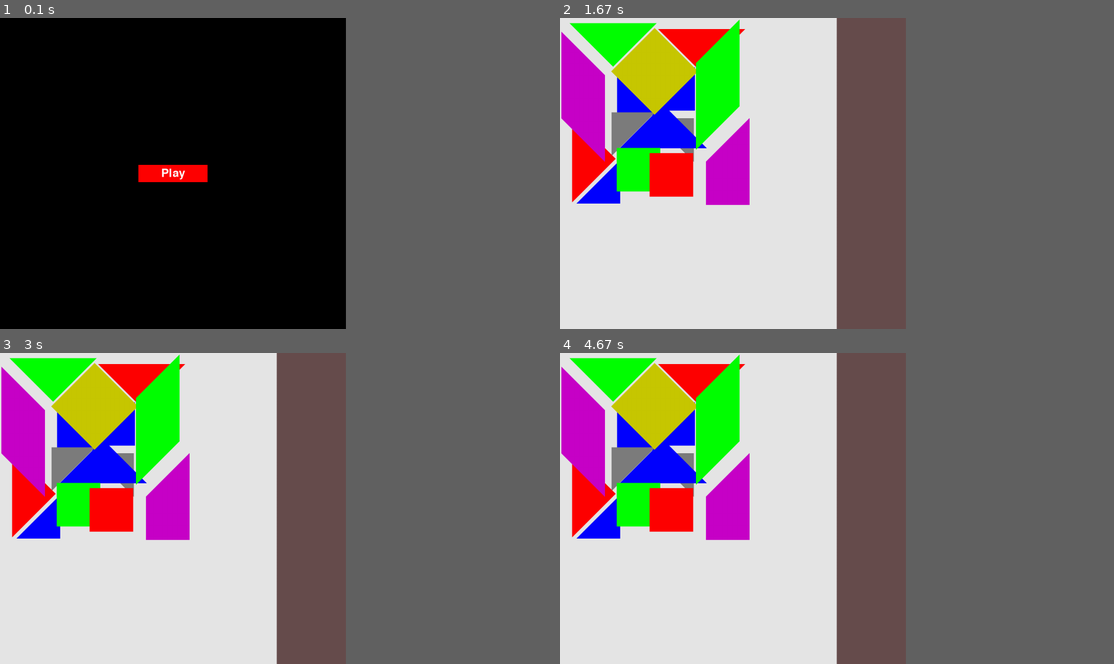
Above: before the commit, frames 1-4 (two rows, left to right).
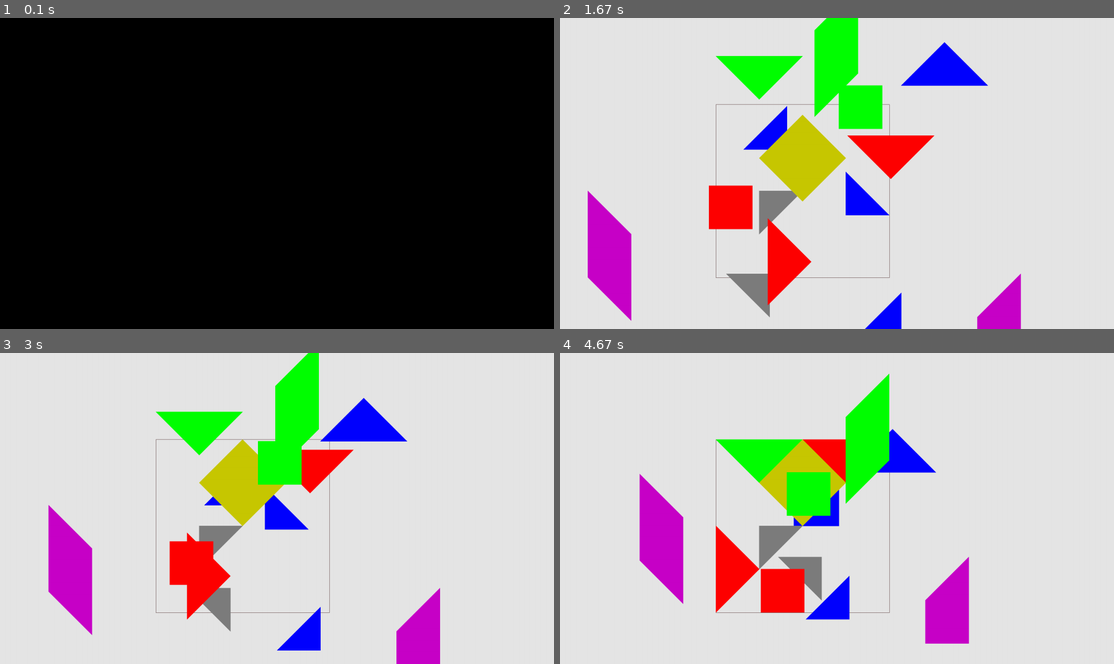
Above: after the commit, the same moments.

Repository: dradav97/TangramPygame
Game: pygame game, started from menu/main.py
Same seed, same stepped clock (60 frames per second), same inputs: the game is played once before the commit and once after it.
Inputs:
- Up to frame 1 (0.1 s): no input
- Up to frame 2 (1.67 s): click "Play" at 0.43 s; tap Y at 0.67 s
- Up to frame 3 (3 s): no input
- Up to frame 4 (4.67 s): no input
The window is 562x506 before the commit and 900x506 after it. Grey fills any space a smaller window leaves; there, only what the larger window draws over its background counts as a difference.

The runs differ from the first frame. In frame 1, 0.7% of the frame differs, in the area x 24-38%, y 47-53%; in frame 2, 41%, in the area x 0-84%, y 0-100%; in frame 3, 39%; in frame 4, 39%.

Commit message:
parece que funciona

Diff:
--- a/menu/figures/Quadrilateral.py
+++ b/menu/figures/Quadrilateral.py
@@ -6,16 +6,34 @@
 
 class Quadrilateral:
     def __init__(self, vertex_a, vertex_b, vertex_c, vertex_d, center, screen, color):
+        self.origin_a = vertex_a
+        self.origin_b = vertex_b
+        self.origin_c = vertex_c
+        self.origin_d = vertex_d
+        self.origin_center = center
         self._vertex_a = vertex_a
         self._vertex_b = vertex_b
         self._vertex_c = vertex_c
         self._vertex_d = vertex_d
         self._center = center
         self.screen = screen
-        self.delta = 20
+        self.delta = 10
         self.color = color
         self.pos_random()
         self.control= False
+
+    def toOrigin(self):
+        print('entra')
+        self._vertex_a.x = self.origin_a.x
+        self._vertex_a.y = self.origin_a.y
+        self._vertex_b.x = self.origin_b.x
+        self._vertex_b.y = self.origin_b.y
+        self._vertex_c.x = self.origin_c.x
+        self._vertex_c.y = self.origin_c.y
+        self._vertex_d.x = self.origin_d.x
+        self._vertex_d.y = self.origin_d.y
+        self._center.x = self.origin_center.x
+        self._center.y = self.origin_center.y
 
     def draw(self):
         pygame.draw.polygon(self.screen, self.color, (self.vertex_a.vertex, self.vertex_b.vertex, self.vertex_c.vertex, self.vertex_d.vertex))
@@ -33,8 +51,9 @@
         return Vertex([new_x+self.center.x, new_y+self.center.y])
 
     def pos_random(self):
-        rx = rm.randint(0, 50)
-        ry = rm.randint(0, 50)
+        rx = rm.randint(-50, 50) * self.delta
+        ry = rm.randint(-50, 50) * self.delta
+        #print(' '+str(rx)+'--'+str(ry))
         self._vertex_a.x = self.vertex_a.x + rx
         self._vertex_b.x = self.vertex_b.x + rx
         self._vertex_c.x = self.vertex_c.x + rx
@@ -47,10 +66,11 @@
         self.center = self.vertex_a
     @property
     def move_l(self):
-        self.vertex_a.x = self.vertex_a.x - self.delta
-        self.vertex_b.x = self.vertex_b.x - self.delta
-        self.vertex_c.x = self.vertex_c.x - self.delta
-        self.vertex_d.x = self.vertex_d.x - self.delta
+        if self.vertex_a.x - self.delta>=0:
+            self.vertex_a.x = self.vertex_a.x - self.delta
+            self.vertex_b.x = self.vertex_b.x - self.delta
+            self.vertex_c.x = self.vertex_c.x - self.delta
+            self.vertex_d.x = self.vertex_d.x - self.delta
 
     @property
     def move_r(self):
@@ -114,5 +134,5 @@
         self._vertex_d = value
 
     def point_distance(self, point2):
-        d = math.pow(math.pow((self.center[0]-point2[0]),2)+math.pow((self.center[0]-point2[0]),2))
+        d = math.pow(math.pow((self.vertex_a[0]-point2[0]),2)+math.pow((self.vertex_a[0]-point2[0]),2))
         return d
--- a/menu/figures/Triangle.py
+++ b/menu/figures/Triangle.py
@@ -15,7 +15,7 @@
         self._vertex_c = vertex_c
         self._center = center
         self.screen = screen
-        self.delta = 20
+        self.delta = 10
         self.color = color
         self.pos_random()
         self.control= False
@@ -35,8 +35,8 @@
         pygame.draw.polygon(self.screen, self.color, (self.vertex_a.vertex, self.vertex_b.vertex, self.vertex_c.vertex))
 
     def pos_random(self):
-        rx = rm.randint(0, 50)
-        ry = rm.randint(0, 50)
+        rx = rm.randint(-50, 50)  *self.delta
+        ry = rm.randint(-50, 50) *self.delta
 
         self._vertex_a.x = self.vertex_a.x + rx
         self._vertex_b.x = self.vertex_b.x + rx
@@ -105,5 +105,5 @@
         self._vertex_c = value
 
     def point_distance(self, point2):
-        d = math.pow(math.pow((self.center[0]-point2[0]),2)+math.pow((self.center[0]-point2[0]),2))
+        d = math.pow(math.pow((self.vertex_a[0]-point2[0]),2)+math.pow((self.vertex_a[0]-point2[0]),2))
         return d
--- a/menu/main.py
+++ b/menu/main.py
@@ -8,13 +8,14 @@
 from figures.Vertex import Vertex
 import numpy as np
 from copy import deepcopy
+import time
 
 
 class TangramGame:
     def __init__ (self):
         # display settings
         pygame.init()
-        self.screen = pygame.display.set_mode((1000,900))
+        self.screen = pygame.display.set_mode((1600,900))
         pygame.display.set_caption("Tangram Game")
         self.clock = pygame.time.Clock()
         self.color = (230,230,230)
@@ -39,48 +40,70 @@
         self.play_button = Button(self,"Play")
         self.win_button = Button(self,"Felicitaciones has completado el tangram")
         #self.tq = Quadrilateral(Vertex([10, 30]), Vertex([10, 80]), Vertex([90, 80]), Vertex([90, 30]), Vertex([10, 30]), self.screen)
-        factor = 5
-        a = Vertex(np.array([0, 0]) * factor)
-        n = Vertex(np.array([50, 0]) * factor)
-        b = Vertex(np.array([100, 0]) * factor)
-        j = Vertex(np.array([25, 25]) * factor)
-        i = Vertex(np.array([75, 25]) * factor)
-        l = Vertex(np.array([0, 50]) * factor)
-        r = Vertex(np.array([25, 50]) * factor)
-        f = Vertex(np.array([50, 50]) * factor)
-        q = Vertex(np.array([75, 50]) * factor)
-        m = Vertex(np.array([100, 50]) * factor)
-        o = Vertex(np.array([25, 75]) * factor)
-        s = Vertex(np.array([50, 75]) * factor)
-        p = Vertex(np.array([75, 75]) * factor)
-        c = Vertex(np.array([0, 100]) * factor)
-        h = Vertex(np.array([25, 100]) * factor)
-        t = Vertex(np.array([50, 100]) * factor)
-        k = Vertex(np.array([75, 100]) * factor)
-        d = Vertex(np.array([100, 100]) * factor)
-
-        self.tq = Triangle(deepcopy(a), deepcopy(j), deepcopy(n), deepcopy(a), self.screen, self.GREEN)
-        self.tw = Triangle(deepcopy(n), deepcopy(i), deepcopy(b), deepcopy(n), self.screen, self.RED)
-        self.ty = Triangle(deepcopy(j), deepcopy(r), deepcopy(f), deepcopy(j), self.screen, self.BLUE)
-        self.tu = Triangle(deepcopy(i), deepcopy(f), deepcopy(q), deepcopy(i), self.screen, self.BLUE)
-        self.ti = Triangle(deepcopy(r), deepcopy(o), deepcopy(f), deepcopy(r), self.screen, self.VIOLET)
-        self.to = Triangle(deepcopy(f), deepcopy(p), deepcopy(q), deepcopy(f), self.screen, self.VIOLET)
-        self.tp = Triangle(deepcopy(f), deepcopy(o), deepcopy(p), deepcopy(f), self.screen, self.BLUE)
-        self.ta = Triangle(deepcopy(l), deepcopy(c), deepcopy(o), deepcopy(l), self.screen, self.RED)
-        self.ts = Triangle(deepcopy(o), deepcopy(c), deepcopy(h), deepcopy(o), self.screen, self.BLUE)
-
-        self.tr = Quadrilateral(deepcopy(n), deepcopy(j), deepcopy(f), deepcopy(i), deepcopy(n), self.screen,self.ORANGE)
-        self.te = Quadrilateral(deepcopy(a), deepcopy(l), deepcopy(o), deepcopy(j), deepcopy(a), self.screen,self.YELLOW)
-        self.tt = Quadrilateral(deepcopy(b), deepcopy(i), deepcopy(p), deepcopy(m), deepcopy(b), self.screen,self.GREEN )
-        self.td = Quadrilateral(deepcopy(o), deepcopy(h), deepcopy(t), deepcopy(s), deepcopy(o), self.screen,self.GREEN)
-        self.tf = Quadrilateral(deepcopy(s), deepcopy(t), deepcopy(k), deepcopy(p), deepcopy(s), self.screen,self.RED)
-        self.tg = Quadrilateral(deepcopy(m), deepcopy(p), deepcopy(k), deepcopy(d), deepcopy(d), self.screen,self.YELLOW)
+        self.algo = True
+        self.factor = 5
+        self.lado = 90
+        self.arriba = 50
+        self.a = Vertex(np.array([self.lado+0,self.arriba+0]) * self.factor)
+        self.n = Vertex(np.array([self.lado+50, self.arriba+0]) * self.factor)
+        self.b = Vertex(np.array([self.lado+100,self.arriba+ 0]) * self.factor)
+        self.j = Vertex(np.array([self.lado+25, self.arriba+25]) * self.factor)
+        self.i = Vertex(np.array([self.lado+75,self.arriba+ 25]) * self.factor)
+        self.l = Vertex(np.array([self.lado+0,self.arriba+ 50]) * self.factor)
+        self.r = Vertex(np.array([self.lado+25, self.arriba+50]) * self.factor)
+        self.f = Vertex(np.array([self.lado+50,self.arriba+ 50]) * self.factor)
+        self.q = Vertex(np.array([self.lado+75,self.arriba+ 50]) * self.factor)
+        self.m = Vertex(np.array([self.lado+100,self.arriba+ 50]) * self.factor)
+        self.o = Vertex(np.array([self.lado+25,self.arriba+ 75]) * self.factor)
+        self.s = Vertex(np.array([self.lado+50,self.arriba+ 75]) * self.factor)
+        self.p = Vertex(np.array([self.lado+75,self.arriba+ 75]) * self.factor)
+        self.c = Vertex(np.array([self.lado+0, self.arriba+100]) * self.factor)
+        self.h = Vertex(np.array([self.lado+25,self.arriba+ 100]) * self.factor)
+        self.t = Vertex(np.array([self.lado+50,self.arriba+ 100]) * self.factor)
+        self.k = Vertex(np.array([self.lado+75, self.arriba+100]) * self.factor)
+        self.d = Vertex(np.array([self.lado+100,self.arriba+ 100]) * self.factor)
+
+
+        self.tq = Triangle(deepcopy(self.a), deepcopy(self.j), deepcopy(self.n), deepcopy(self.a), self.screen, self.GREEN)
+        self.tw = Triangle(deepcopy(self.n), deepcopy(self.i), deepcopy(self.b), deepcopy(self.n), self.screen, self.RED)
+        self.ty = Triangle(deepcopy(self.j), deepcopy(self.r), deepcopy(self.f), deepcopy(self.j), self.screen, self.BLUE)
+        self.tu = Triangle(deepcopy(self.i), deepcopy(self.f), deepcopy(self.q), deepcopy(self.i), self.screen, self.BLUE)
+        self.ti = Triangle(deepcopy(self.r), deepcopy(self.o), deepcopy(self.f), deepcopy(self.r), self.screen, self.VIOLET)
+        self.to = Triangle(deepcopy(self.f), deepcopy(self.p), deepcopy(self.q), deepcopy(self.f), self.screen, self.VIOLET)
+        self.tp = Triangle(deepcopy(self.f), deepcopy(self.o), deepcopy(self.p), deepcopy(self.f), self.screen, self.BLUE)
+        self.ta = Triangle(deepcopy(self.l), deepcopy(self.c), deepcopy(self.o), deepcopy(self.l), self.screen, self.RED)
+        self.ts = Triangle(deepcopy(self.o), deepcopy(self.c), deepcopy(self.h), deepcopy(self.o), self.screen, self.BLUE)
+
+        self.tr = Quadrilateral(deepcopy(self.n), deepcopy(self.j), deepcopy(self.f), deepcopy(self.i), deepcopy(self.n), self.screen,self.ORANGE)
+        self.te = Quadrilateral(deepcopy(self.a), deepcopy(self.l), deepcopy(self.o), deepcopy(self.j), deepcopy(self.a), self.screen,self.YELLOW)
+        self.tt = Quadrilateral(deepcopy(self.b), deepcopy(self.i), deepcopy(self.p), deepcopy(self.m), deepcopy(self.b), self.screen,self.GREEN )
+        self.td = Quadrilateral(deepcopy(self.o), deepcopy(self.h), deepcopy(self.t), deepcopy(self.s), deepcopy(self.o), self.screen,self.GREEN)
+        self.tf = Quadrilateral(deepcopy(self.s), deepcopy(self.t), deepcopy(self.k), deepcopy(self.p), deepcopy(self.s), self.screen,self.RED)
+        self.tg = Quadrilateral(deepcopy(self.m), deepcopy(self.p), deepcopy(self.k), deepcopy(self.d), deepcopy(self.m), self.screen,self.YELLOW)
+
+        self.f1 = [
+            [self.tq, self.a],
+            [self.tw, self.n],
+            [self.ty, self.j],
+            [self.tu, self.i],
+            [self.ti, self.r],
+            [self.to, self.f],
+            [self.tp, self.f],
+            [self.ta, self.l],
+            [self.ts, self.o],
+            [self.tr, self.n],
+            [self.te, self.a],
+            [self.tt, self.b],
+            [self.td, self.o],
+            [self.tf, self.s],
+            [self.tg, self.m],
+            ]
 
     def run_game(self):
         #
         while True:
             # time of frames
-            self.clock.tick(60)
+            self.clock.tick(5)
 
 
 
@@ -341,19 +364,21 @@
 
             if self.game_activated:
                 # game operation
+
                 self.screen.fill(self.color)
                 self.interface()
                 #draw tq
                 self.draw_tqs()
 
-
-
-
-
+                for i in self.f1:
+                    self.validateCard(i[0],i[1])
 
 
             # Update the full display Surface to the screen
+
             pygame.display.flip()
+
+
 
 
     def draw_tqs(self):
@@ -378,9 +403,31 @@
     def interface(self):
         # screen 800,500
         # 800 - 200
-        pygame.draw.rect(self.screen,self.color_brown, [800, 0, 200, 900], 0)
-
-        pass
+        #pygame.draw.rect(self.screen,self.color_brown, [800, 0, 200, 900], 0)
+        pygame.draw.rect(self.screen,self.color_brown, [90*self.factor, 50*self.factor, 100*self.factor+2, 100* self.factor+2],1)
+
+    def validateCard(self, card, pos_final):
+
+
+        if card.center.x > pos_final.x:
+            card.move_l
+
+        if card.center.y > pos_final.y:
+            card.move_u
+
+        if card.center.x < pos_final.x:
+            card.move_r
+
+        if card.center.y < pos_final.y:
+            card.move_d
+
+
+
+
+
+
+
+
 
     def validate(self):
         control = False
